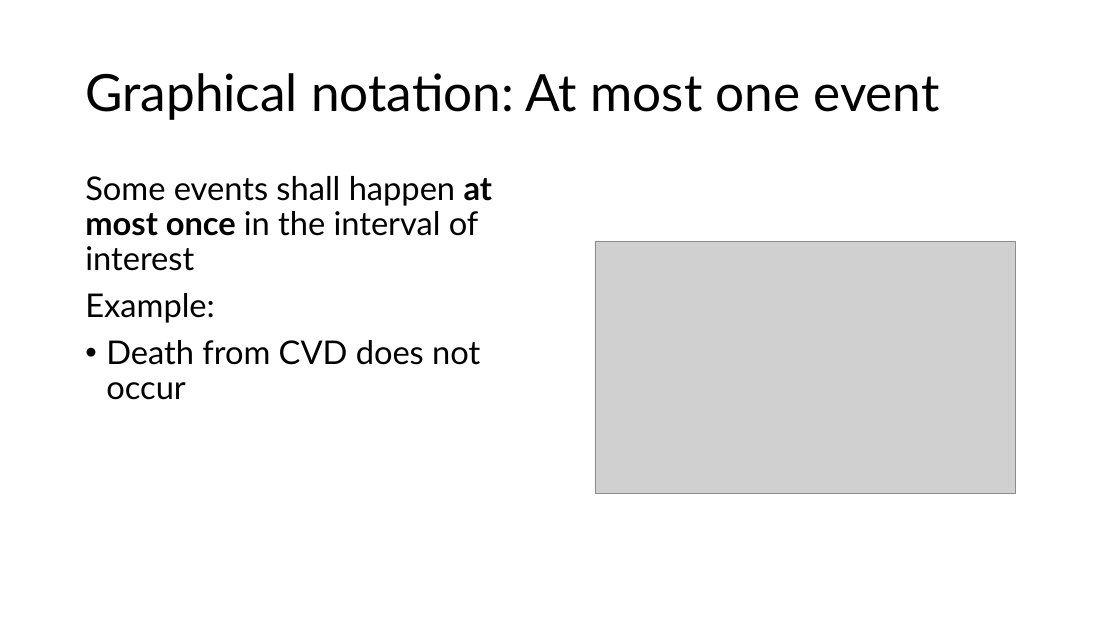
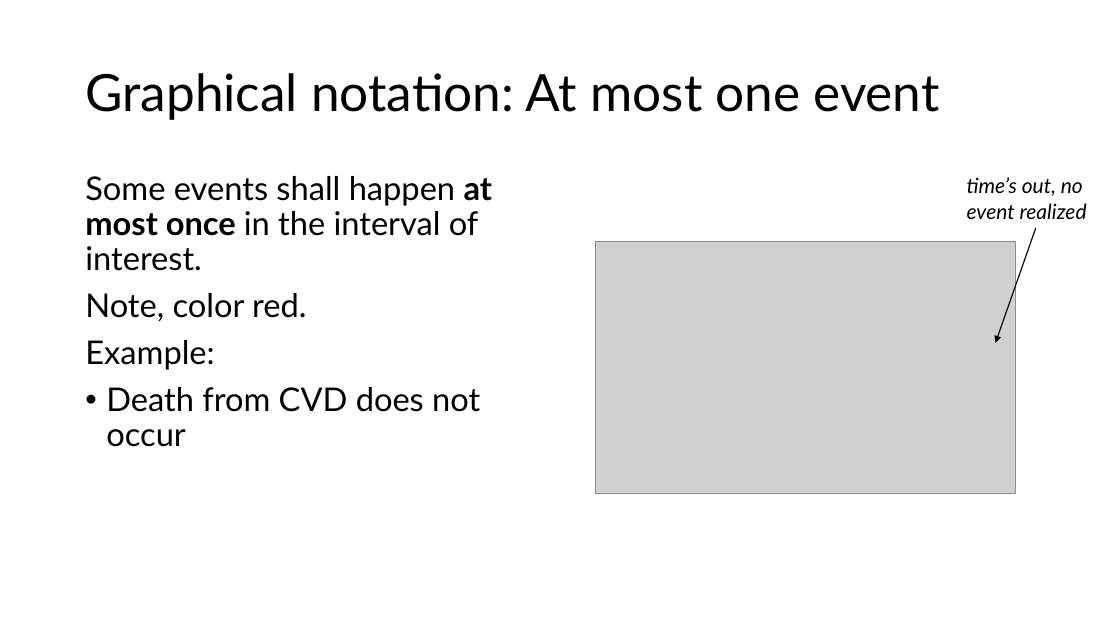
Before and after one commit to ttrikalin/des-R-course, a slide deck: slide 9 of master_files/materials/01_DES.pptx (slide 8 before the commit). Drawn at 1120x630 pixels with LibreOffice and Linux fonts; fonts in the diff are those of the drawing; grey boxes stand for pictures. Boxes give left, top, right and bottom in pixels: in the first picture for what was removed or moved away, otherwise in the second. Text is boxed around its words. In the diff, an @@ line names an element or a change of style, - is before the commit and + after.

```diff
--- a/master_files/materials/01_DES.pptx
+++ b/master_files/materials/01_DES.pptx
@@ text at box(85, 176, 492, 322): text changed @@
-Some events shall happen at most once in the interval of interest
+Some events shall happen at most once in the interval of interest.
+Note, color red.
@@ text added at box(967, 177, 1087, 219), 18 pt, text #000000, italic @@
+time’s out, no event realized
@@ arrow added from (1036, 229) to (996, 343), #000000 1 pt @@
```
Also in this commit, not shown: 6 other slides changed, 2 slides added, 6 other files.
